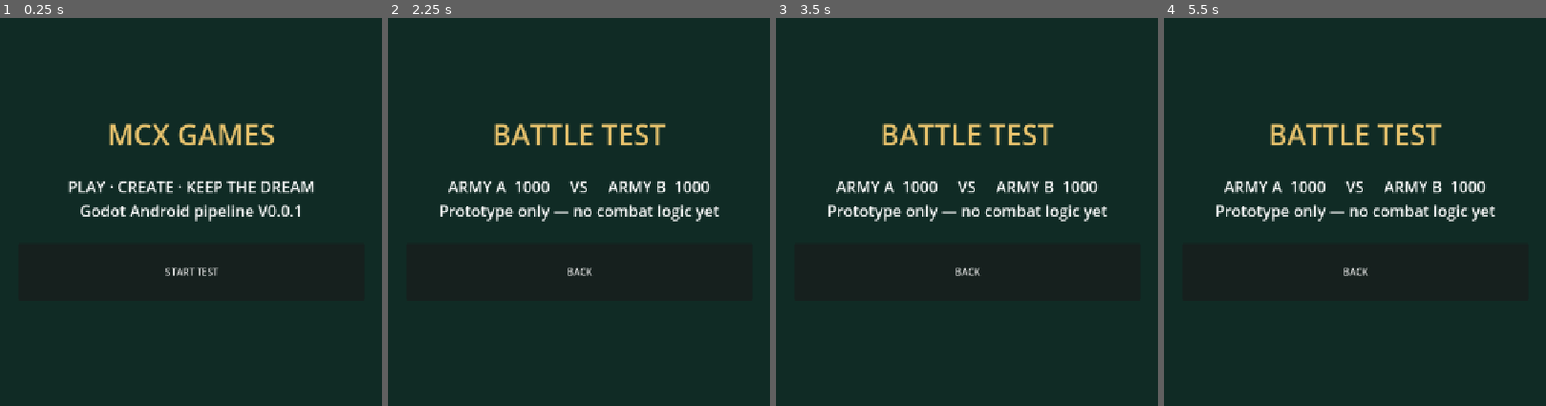
Above: before the commit, frames 1-4 (left to right).
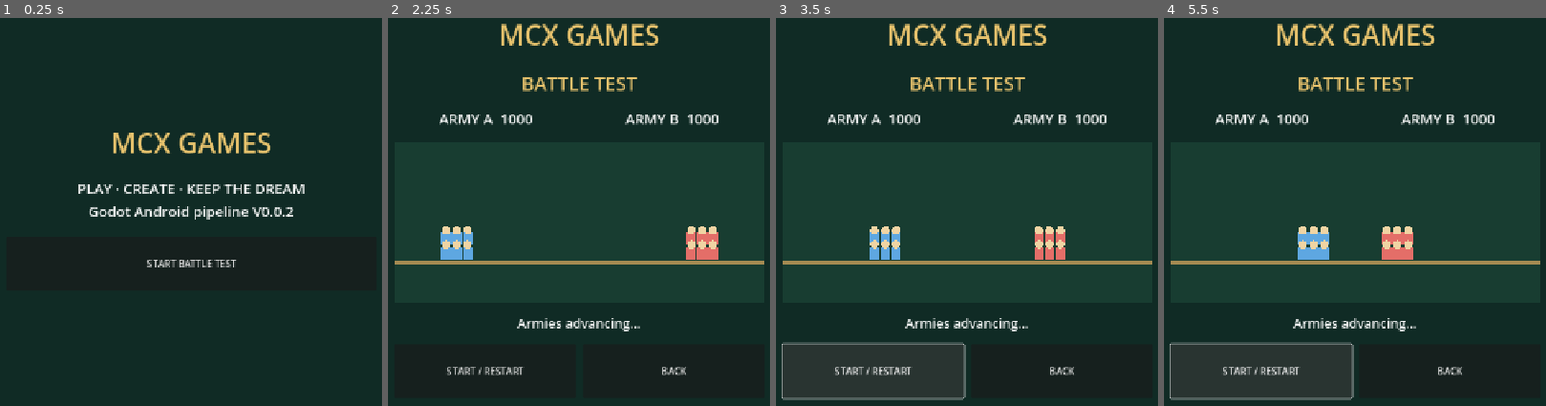
Above: after the commit, the same moments.

Repository: snowfire0918-ui/mcx-godot-test
Game: Godot game, scene res://scenes/main.tscn
Same seed, same stepped clock (60 frames per second), same inputs: the game is played once before the commit and once after it.
Inputs (mouse positions are in pixels of both pictures, inside the frame that each line leads up to):
- Up to frame 1 (0.25 s): no input
- Up to frame 2 (2.25 s): click "START TEST" (after the commit: "START BATTLE TEST") at 0.5 s; click "BACK" at 1.25 s; click "START TEST" (after the commit: "START BATTLE TEST") at 2 s
- Up to frame 3 (3.5 s): click (871, 371) at 2.75 s, where only the run after the commit has a clickable "START / RESTART"
- Up to frame 4 (5.5 s): click (1259, 371) at 3.5 s, where only the run after the commit has a clickable "START / RESTART"; click (1259, 371) at 4.25 s, where only the run after the commit has a clickable "START / RESTART"

The runs differ from the first frame. In frame 1, 5.0% of the frame differs, in the area x 17-82%, y 27-67%; in frame 2, 21%; in frame 3, 27%; in frame 4, 28%, in the area x 1-99%, y 1-99%.

Commit message:
Build V0.0.2 interactive two-army battle prototype

Diff:
--- a/scripts/main.gd
+++ b/scripts/main.gd
@@ -1,9 +1,27 @@
 extends Control
 
-var title_label: Label
-var info_label: Label
-var start_button: Button
-var back_button: Button
+# MCX GAMES - Android battle prototype V0.0.2
+# Deterministic, frame-rate independent demonstration (not final combat rules).
+const START_TROOPS := 1000
+const UNIT_SPEED := 135.0
+const ATTACK_RANGE := 112.0
+const ATTACK_INTERVAL := 0.6
+const DAMAGE_PER_ATTACK := 55
+
+var home_panel: VBoxContainer
+var battle_panel: VBoxContainer
+var battle_field: Control
+var battle_status: Label
+var troops_a: Label
+var troops_b: Label
+var message_label: Label
+var a_count := START_TROOPS
+var b_count := START_TROOPS
+var a_x := 80.0
+var b_x := 560.0
+var attack_clock := 0.0
+var fighting := false
+var finished := false
 
 func _ready() -> void:
     _build_ui()
@@ -20,43 +38,148 @@
     add_child(center)
 
     var column := VBoxContainer.new()
-    column.custom_minimum_size = Vector2(580, 0)
-    column.add_theme_constant_override("separation", 36)
+    column.custom_minimum_size = Vector2(620, 0)
+    column.add_theme_constant_override("separation", 26)
     center.add_child(column)
 
-    title_label = Label.new()
-    title_label.horizontal_alignment = HORIZONTAL_ALIGNMENT_CENTER
-    title_label.add_theme_font_size_override("font_size", 48)
-    title_label.add_theme_color_override("font_color", Color("#e8c36d"))
-    column.add_child(title_label)
+    var brand := Label.new()
+    brand.text = "MCX GAMES"
+    brand.horizontal_alignment = HORIZONTAL_ALIGNMENT_CENTER
+    brand.add_theme_font_size_override("font_size", 46)
+    brand.add_theme_color_override("font_color", Color("#e8c36d"))
+    column.add_child(brand)
 
-    info_label = Label.new()
-    info_label.horizontal_alignment = HORIZONTAL_ALIGNMENT_CENTER
-    info_label.autowrap_mode = TextServer.AUTOWRAP_WORD_SMART
-    info_label.add_theme_font_size_override("font_size", 26)
-    info_label.add_theme_color_override("font_color", Color.WHITE)
-    column.add_child(info_label)
+    home_panel = VBoxContainer.new()
+    home_panel.add_theme_constant_override("separation", 25)
+    column.add_child(home_panel)
+    var home_info := _make_label("PLAY · CREATE · KEEP THE DREAM\nGodot Android pipeline V0.0.2", 24)
+    home_panel.add_child(home_info)
+    var start_button := _make_button("START BATTLE TEST")
+    start_button.pressed.connect(_show_battle)
+    home_panel.add_child(start_button)
 
-    start_button = Button.new()
-    start_button.text = "START TEST"
-    start_button.custom_minimum_size = Vector2(0, 96)
-    start_button.pressed.connect(_show_battle)
-    column.add_child(start_button)
+    battle_panel = VBoxContainer.new()
+    battle_panel.add_theme_constant_override("separation", 20)
+    column.add_child(battle_panel)
+    battle_status = _make_label("BATTLE TEST", 32)
+    battle_status.add_theme_color_override("font_color", Color("#e8c36d"))
+    battle_panel.add_child(battle_status)
+    var scoreboard := HBoxContainer.new()
+    scoreboard.alignment = BoxContainer.ALIGNMENT_CENTER
+    battle_panel.add_child(scoreboard)
+    troops_a = _make_label("A 1000", 24)
+    troops_a.size_flags_horizontal = Control.SIZE_EXPAND_FILL
+    scoreboard.add_child(troops_a)
+    troops_b = _make_label("B 1000", 24)
+    troops_b.size_flags_horizontal = Control.SIZE_EXPAND_FILL
+    scoreboard.add_child(troops_b)
 
-    back_button = Button.new()
-    back_button.text = "BACK"
-    back_button.custom_minimum_size = Vector2(0, 96)
+    battle_field = Control.new()
+    battle_field.custom_minimum_size = Vector2(620, 270)
+    battle_field.draw.connect(_draw_battle)
+    battle_panel.add_child(battle_field)
+    message_label = _make_label("Tap START to begin", 22)
+    battle_panel.add_child(message_label)
+
+    var controls := HBoxContainer.new()
+    controls.add_theme_constant_override("separation", 12)
+    battle_panel.add_child(controls)
+    var fight_button := _make_button("START / RESTART")
+    fight_button.size_flags_horizontal = Control.SIZE_EXPAND_FILL
+    fight_button.pressed.connect(_restart_battle)
+    controls.add_child(fight_button)
+    var back_button := _make_button("BACK")
+    back_button.size_flags_horizontal = Control.SIZE_EXPAND_FILL
     back_button.pressed.connect(_show_home)
-    column.add_child(back_button)
+    controls.add_child(back_button)
+    battle_panel.visible = false
+
+func _make_label(value: String, size: int) -> Label:
+    var label := Label.new()
+    label.text = value
+    label.horizontal_alignment = HORIZONTAL_ALIGNMENT_CENTER
+    label.autowrap_mode = TextServer.AUTOWRAP_WORD_SMART
+    label.add_theme_font_size_override("font_size", size)
+    label.add_theme_color_override("font_color", Color.WHITE)
+    return label
+
+func _make_button(value: String) -> Button:
+    var button := Button.new()
+    button.text = value
+    button.custom_minimum_size = Vector2(0, 90)
+    return button
 
 func _show_home() -> void:
-    title_label.text = "MCX GAMES"
-    info_label.text = "PLAY · CREATE · KEEP THE DREAM\nGodot Android pipeline V0.0.1"
-    start_button.visible = true
-    back_button.visible = false
+    fighting = false
+    home_panel.visible = true
+    battle_panel.visible = false
 
 func _show_battle() -> void:
-    title_label.text = "BATTLE TEST"
-    info_label.text = "ARMY A  1000     VS     ARMY B  1000\nPrototype only — no combat logic yet"
-    start_button.visible = false
-    back_button.visible = true
+    home_panel.visible = false
+    battle_panel.visible = true
+    _restart_battle()
+
+func _restart_battle() -> void:
+    a_count = START_TROOPS
+    b_count = START_TROOPS
+    a_x = 80.0
+    b_x = 540.0
+    attack_clock = 0.0
+    fighting = true
+    finished = false
+    battle_status.text = "BATTLE TEST"
+    message_label.text = "Armies advancing..."
+    _update_display()
+
+func _process(delta: float) -> void:
+    if not fighting:
+        return
+    if b_x - a_x > ATTACK_RANGE:
+        var move_amount: float = minf(UNIT_SPEED * delta, (b_x - a_x - ATTACK_RANGE) / 2.0)
+        a_x += move_amount
+        b_x -= move_amount
+    else:
+        attack_clock += delta
+        while attack_clock >= ATTACK_INTERVAL and fighting:
+            attack_clock -= ATTACK_INTERVAL
+            # Both sides strike in the same round, so ties are possible.
+            a_count = maxi(0, a_count - DAMAGE_PER_ATTACK)
+            b_count = maxi(0, b_count - DAMAGE_PER_ATTACK)
+            if a_count == 0 or b_count == 0:
+                fighting = false
+                finished = true
+                battle_status.text = "BATTLE COMPLETE"
+                if a_count == b_count:
+                    message_label.text = "DRAW - both armies defeated!"
+                elif a_count > b_count:
+                    message_label.text = "ARMY A WINS!"
+                else:
+                    message_label.text = "ARMY B WINS!"
+    _update_display()
+
+func _update_display() -> void:
+    troops_a.text = "ARMY A  %d" % a_count
+    troops_b.text = "ARMY B  %d" % b_count
+    battle_field.queue_redraw()
+
+func _draw_battle() -> void:
+    if not battle_panel.visible:
+        return
+    var w: float = battle_field.size.x
+    var h: float = battle_field.size.y
+    var factor: float = w / 620.0
+    battle_field.draw_rect(Rect2(0, 0, w, h), Color("#183d31"))
+    battle_field.draw_line(Vector2(0, h * 0.75), Vector2(w, h * 0.75), Color("#a58b52"), 4.0)
+    _draw_army(Vector2(a_x * factor, h * 0.64), Color("#5ea7e1"), a_count)
+    _draw_army(Vector2(b_x * factor, h * 0.64), Color("#e46e68"), b_count)
+
+func _draw_army(position: Vector2, color: Color, count: int) -> void:
+    if count <= 0:
+        return
+    var visible_units: int = mini(6, ceili(float(count) / 170.0))
+    for i in range(visible_units):
+        var row: int = i / 3
+        var col: int = i % 3
+        var offset := Vector2((float(col) - 1.0) * 18.0, float(row) * 24.0)
+        battle_field.draw_rect(Rect2(position + offset - Vector2(8, 20), Vector2(16, 20)), color)
+        battle_field.draw_circle(position + offset - Vector2(0, 24), 7.0, Color("#f0d4a3"))
